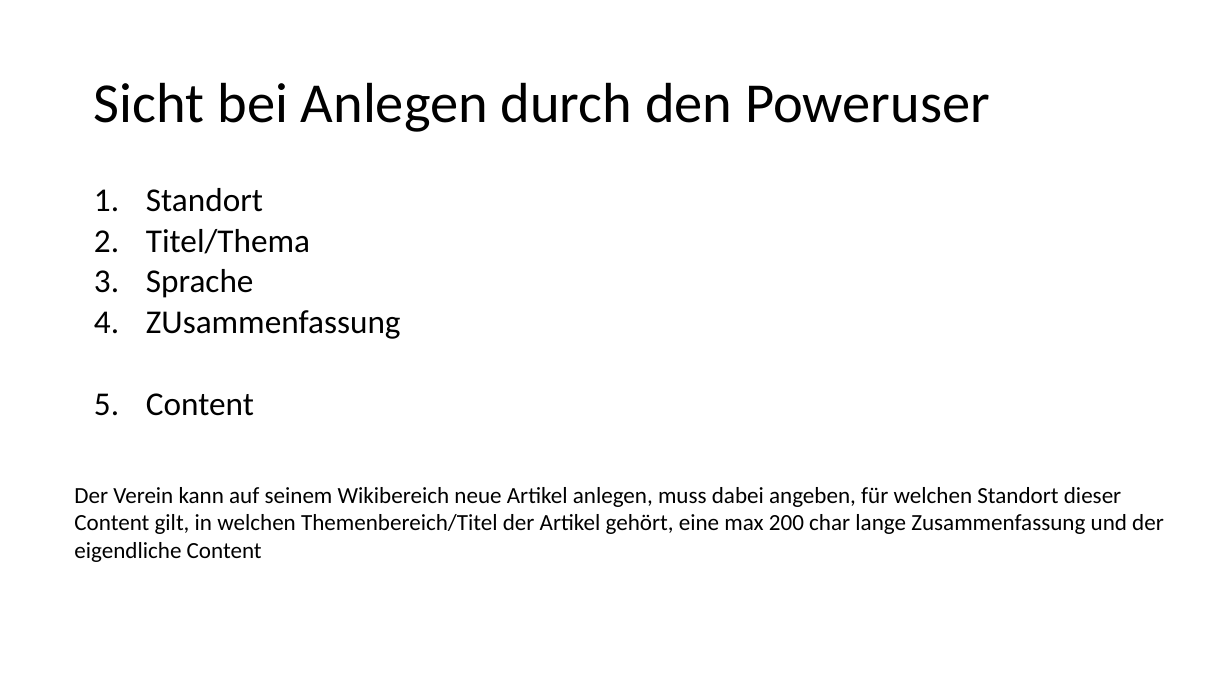
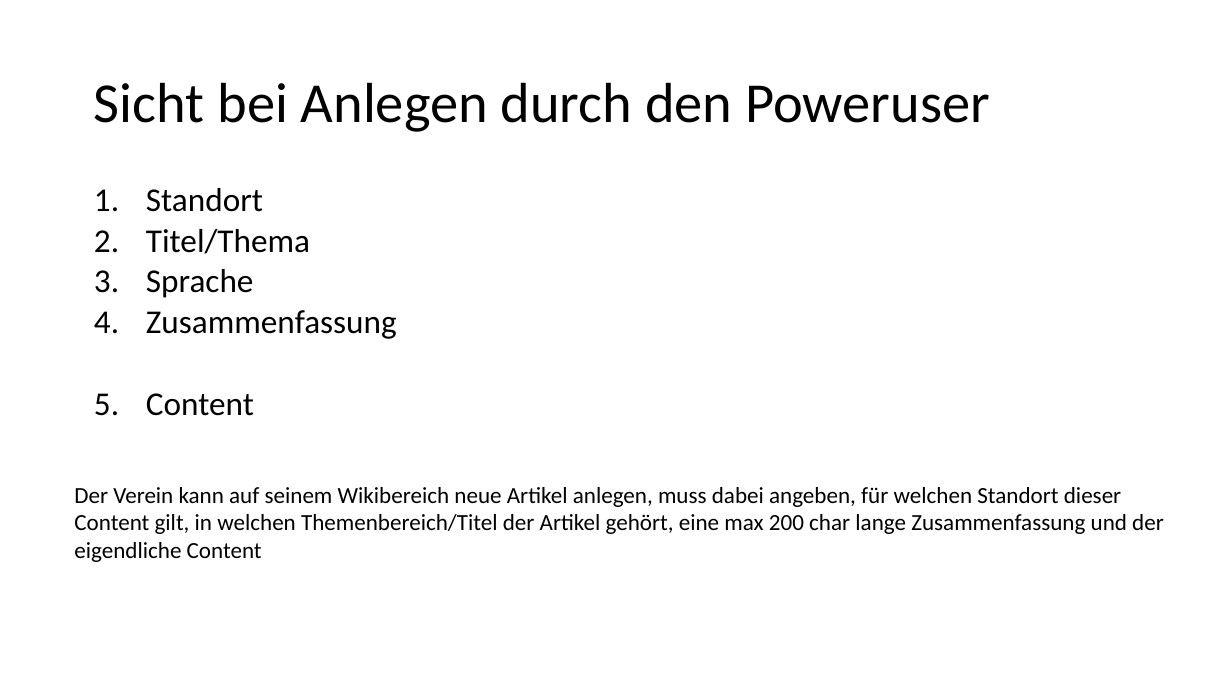
Before and after one commit to RefugeesWelcomeApp/ApplicationDevelopment, a slide deck: slide 4 of Solution_Design/Story Board/Storys/RA-35-Schwarzes Brett/RA-35-Schwarzes Brett.pptx. Drawn at 1232x693 pixels with LibreOffice and Linux fonts; fonts in the diff are those of the drawing. Boxes give left, top, right and bottom in pixels: in the first picture for what was removed or moved away, otherwise in the second. Text is boxed around its words. In the diff, an @@ line names an element or a change of style, - is before the commit and + after.

```diff
--- a/Solution_Design/Story Board/Storys/RA-35-Schwarzes Brett/RA-35-Schwarzes Brett.pptx
+++ b/Solution_Design/Story Board/Storys/RA-35-Schwarzes Brett/RA-35-Schwarzes Brett.pptx
@@ text at [146, 310, 397, 339]: text changed @@
-4. ZUsammenfassung
+4. Zusammenfassung
```
Also in this commit, not shown: 2 other slides changed, 1 slide added.
